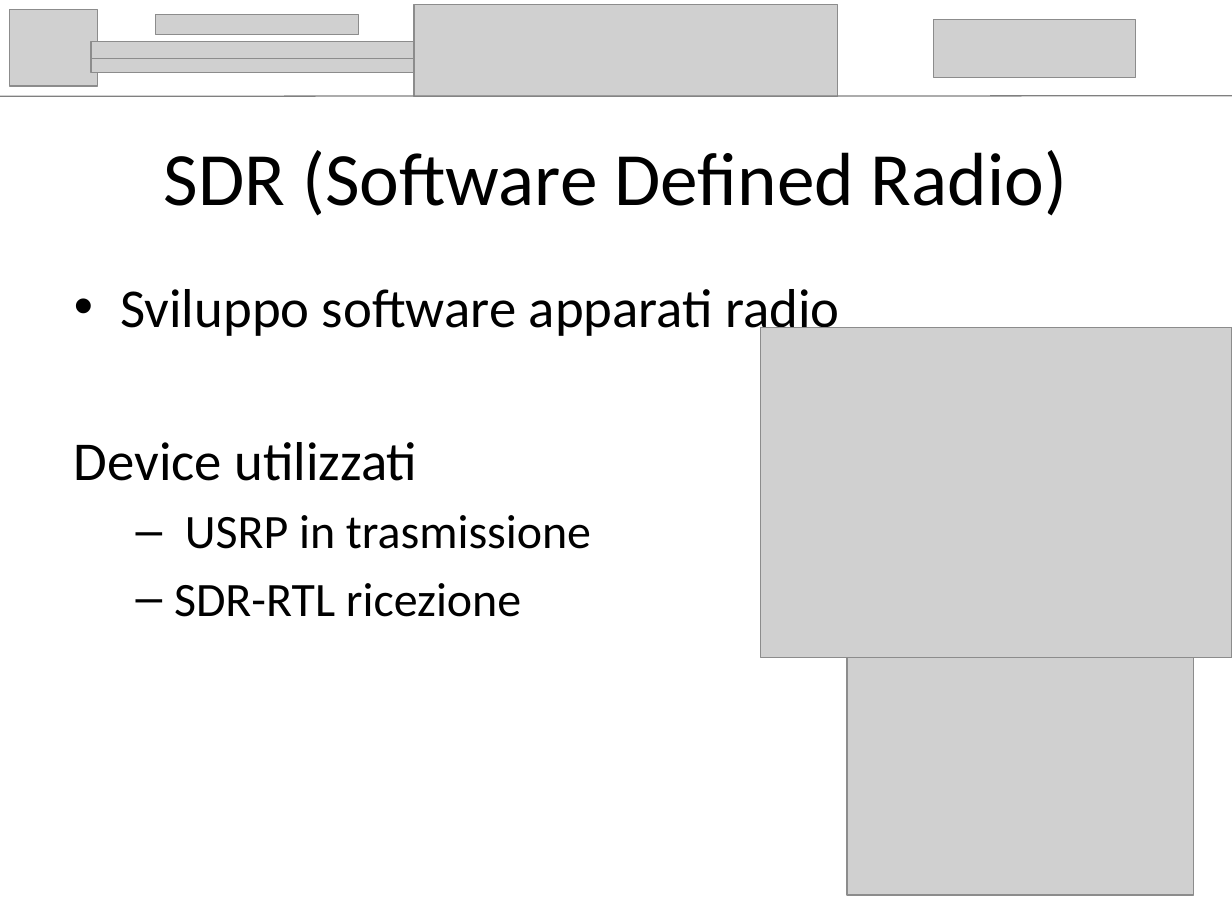
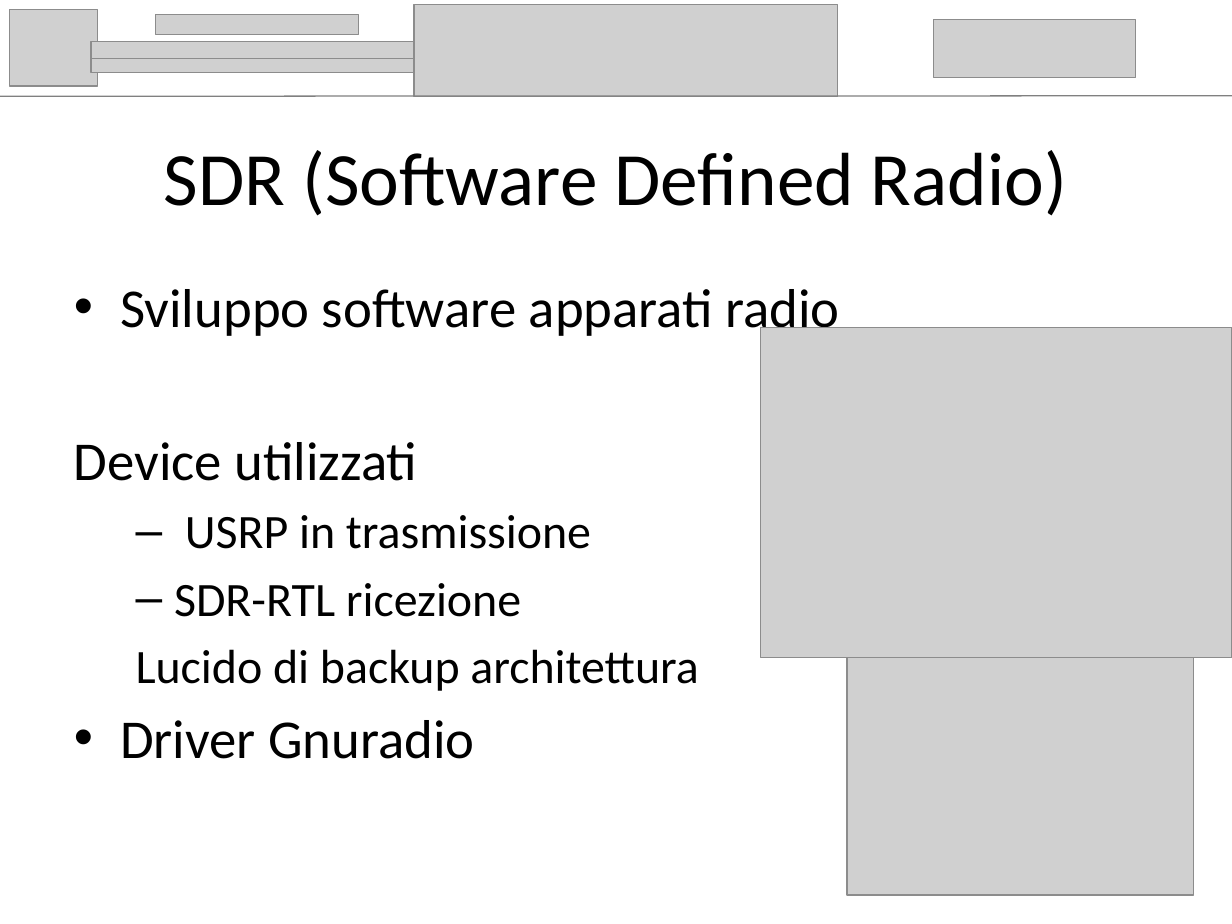
Before and after one commit to AndreaFilippi/LaMiaTesi, a slide deck: slide 4 of presentazione/Andrea_Filippi_presentazione.pptx (slide 6 before the commit). Drawn at 1232x924 pixels with LibreOffice and Linux fonts; fonts in the diff are those of the drawing; grey boxes stand for pictures. Boxes give left, top, right and bottom in pixels: in the first picture for what was removed or moved away, otherwise in the second. Text is boxed around its words. In the diff, an @@ line names an element or a change of style, - is before the commit and + after.

```diff
--- a/presentazione/Andrea_Filippi_presentazione.pptx
+++ b/presentazione/Andrea_Filippi_presentazione.pptx
@@ text at [120, 649, 698, 759]: paragraphs added @@
+  Lucido di backup architettura
+• Driver Gnuradio
```
Also in this commit, not shown: 11 other slides changed, 1 slide added, 3 slides removed, 1 other file.
